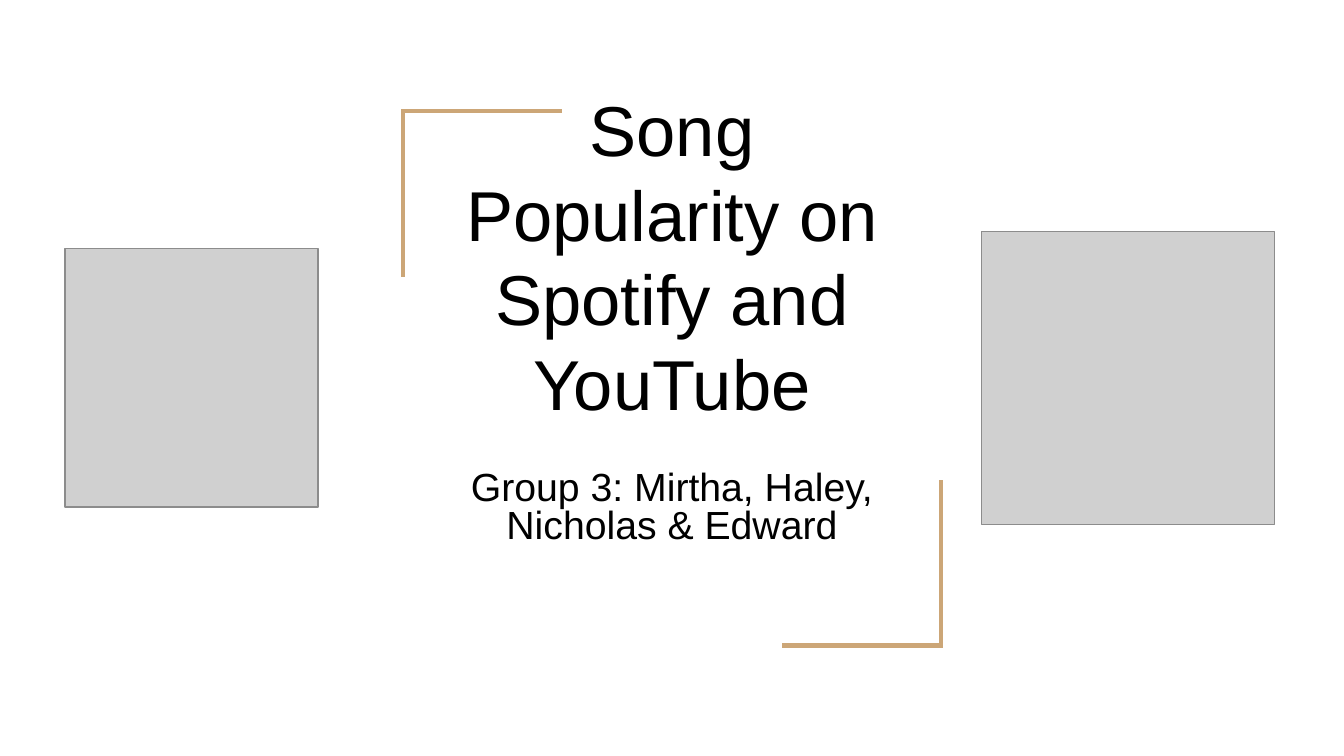
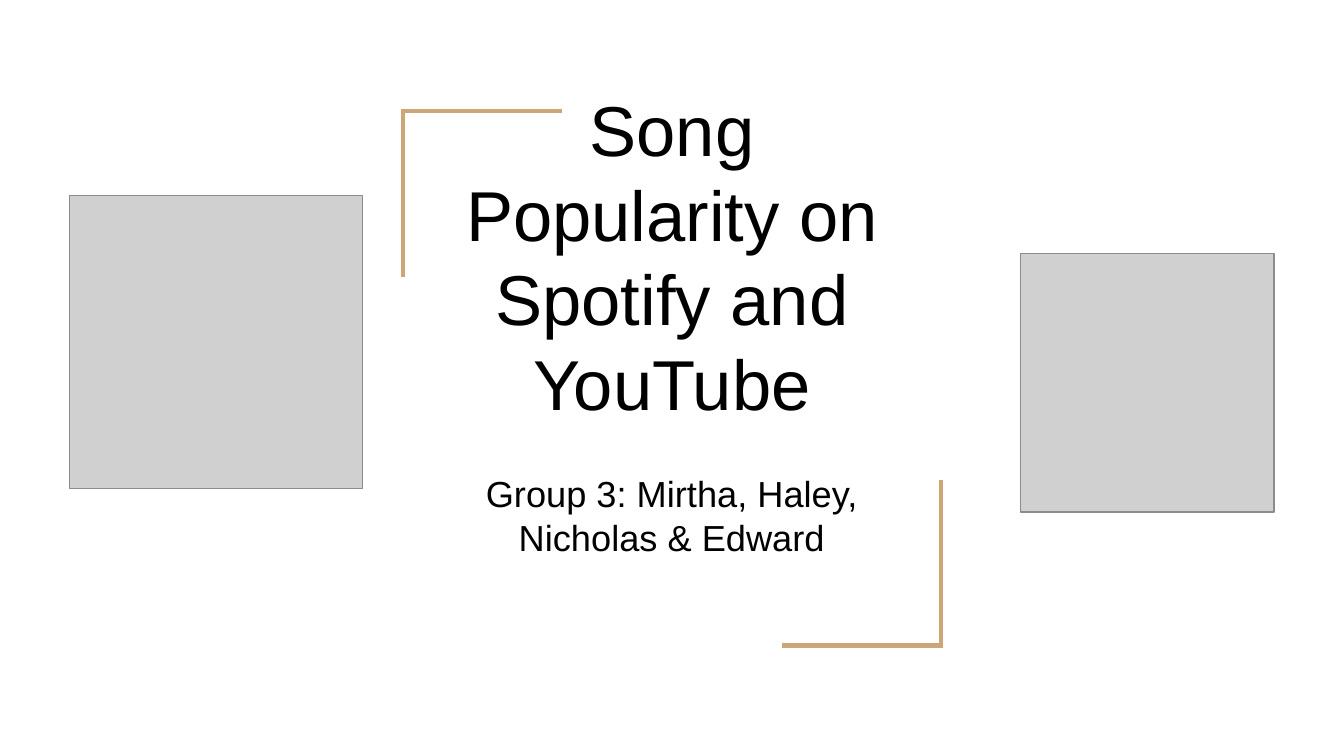
Before and after one commit to Nicholas-Simpson/Project1, a slide deck: slide 1 of Group 3 Presentation.pptx. Drawn at 1344x756 pixels with LibreOffice and Linux fonts; fonts in the diff are those of the drawing; grey boxes stand for pictures. Boxes give left, top, right and bottom in pixels: in the first picture for what was removed or moved away, otherwise in the second. Text is boxed around its words. In the diff, an @@ line names an element or a change of style, - is before the commit and + after.

```diff
--- a/Group 3 Presentation.pptx
+++ b/Group 3 Presentation.pptx
@@ picture: place and size @@
-picture at (981, 231, 1274, 524)
+picture at (70, 196, 363, 489)
@@ picture: place and size @@
-picture at (65, 249, 319, 507)
+picture at (1021, 254, 1275, 512)
@@ subtitle "Group 3: Mirtha, Haley, Nicholas ..." at (486, 480, 857, 552): size 21 to 19.4 pt; line spacing 0.8 to 1 @@
```
Also in this commit, not shown: 6 other slides changed.
